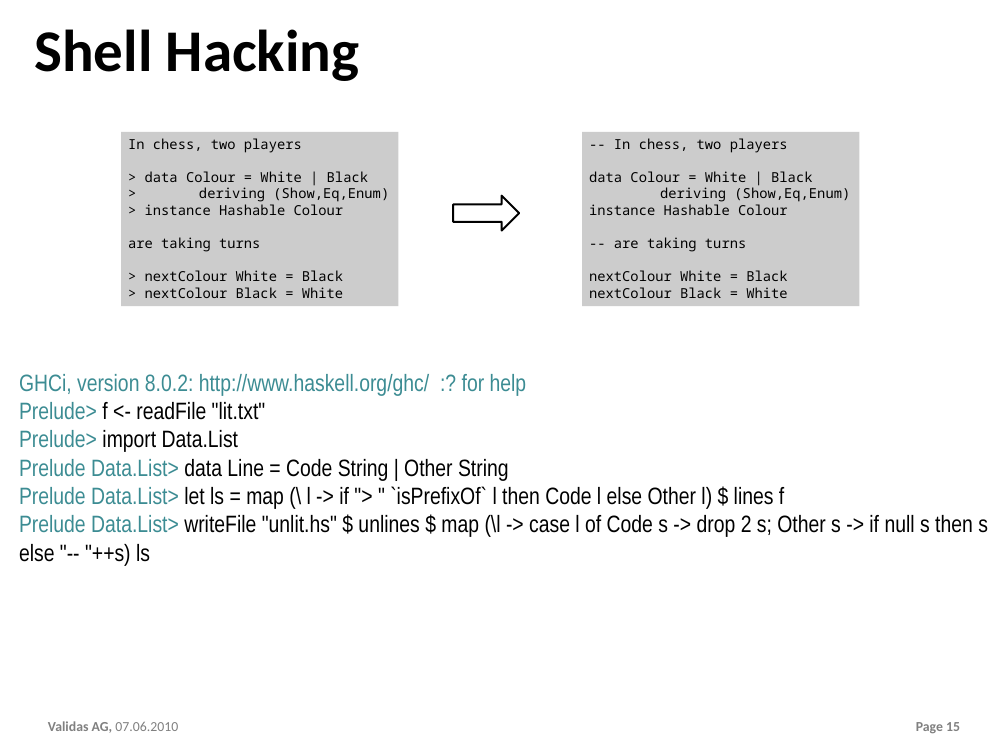
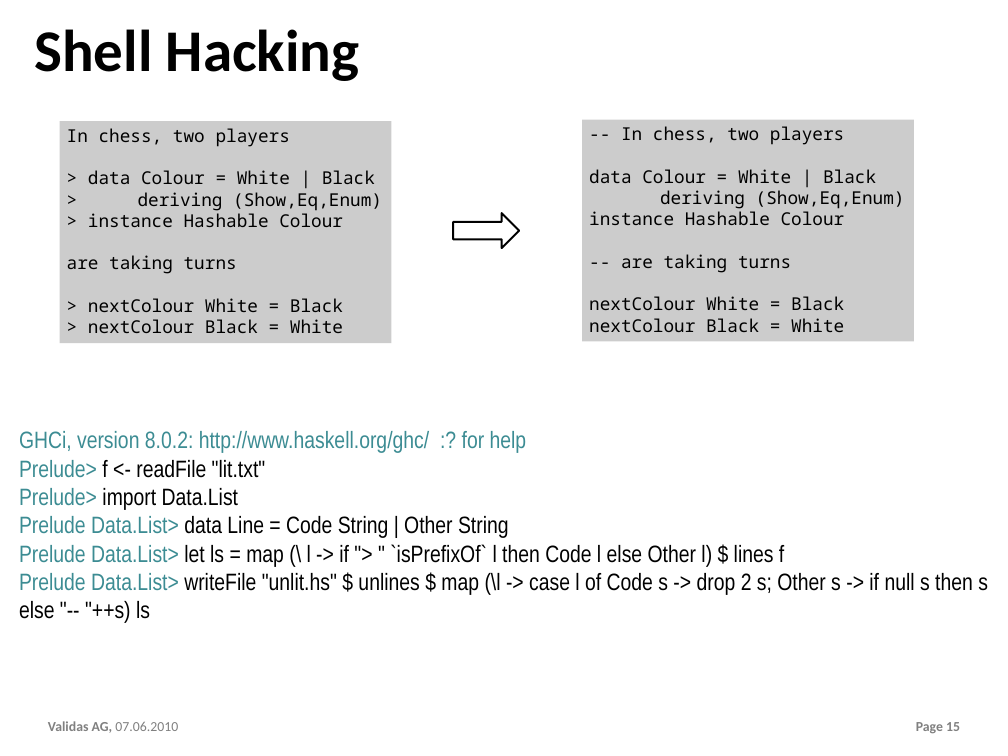
Before and after one commit to theoremprover/chess, a slide deck: slide 15 of ppt/Chess200.pptx. Drawn at 1008x756 pixels with LibreOffice and Linux fonts; fonts in the diff are those of the drawing; background and template pictures are left out. Boxes give left, top, right and bottom in pixels: in the first picture for what was removed or moved away, otherwise in the second. Text is boxed around its words. In the diff, an @@ line names an element or a change of style, - is before the commit and + after.

```diff
--- a/ppt/Chess200.pptx
+++ b/ppt/Chess200.pptx
@@ rectangle "In chess, two players" at [60, 121, 391, 343]: size 14 to 18 pt @@
@@ rectangle "In chess, two players": place and size @@
-rectangle "In chess, two players" at [121, 132, 398, 306]
+rectangle "In chess, two players" at [60, 121, 391, 343]
@@ rectangle "-- In chess, two players": place and size @@
-rectangle "-- In chess, two players" at [582, 132, 859, 306]
+rectangle "-- In chess, two players" at [582, 120, 914, 342]
@@ rectangle "-- In chess, two players" at [582, 120, 914, 342]: size 14 to 18 pt @@
@@ right arrow: place and size @@
-right arrow at [453, 196, 519, 230]
+right arrow at [453, 213, 519, 248]
@@ text "GHCi, version 8.0.2: http://www.haskell.org/ghc/ :? ...": place and size @@
-text "GHCi, version 8.0.2: http://www.haskell.org/ghc/ :? ..." at [19, 374, 988, 538]
+text "GHCi, version 8.0.2: http://www.haskell.org/ghc/ :? ..." at [19, 431, 988, 596]
```
Also in this commit, not shown: 6 other slides changed.
